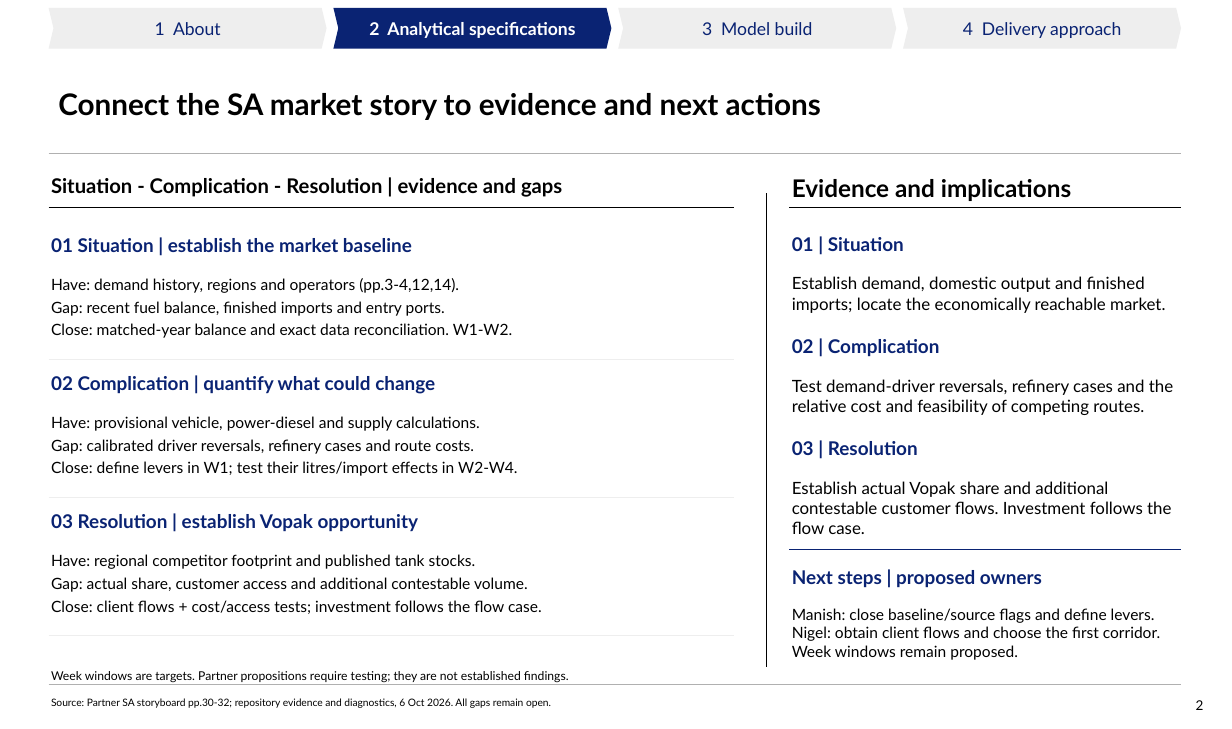
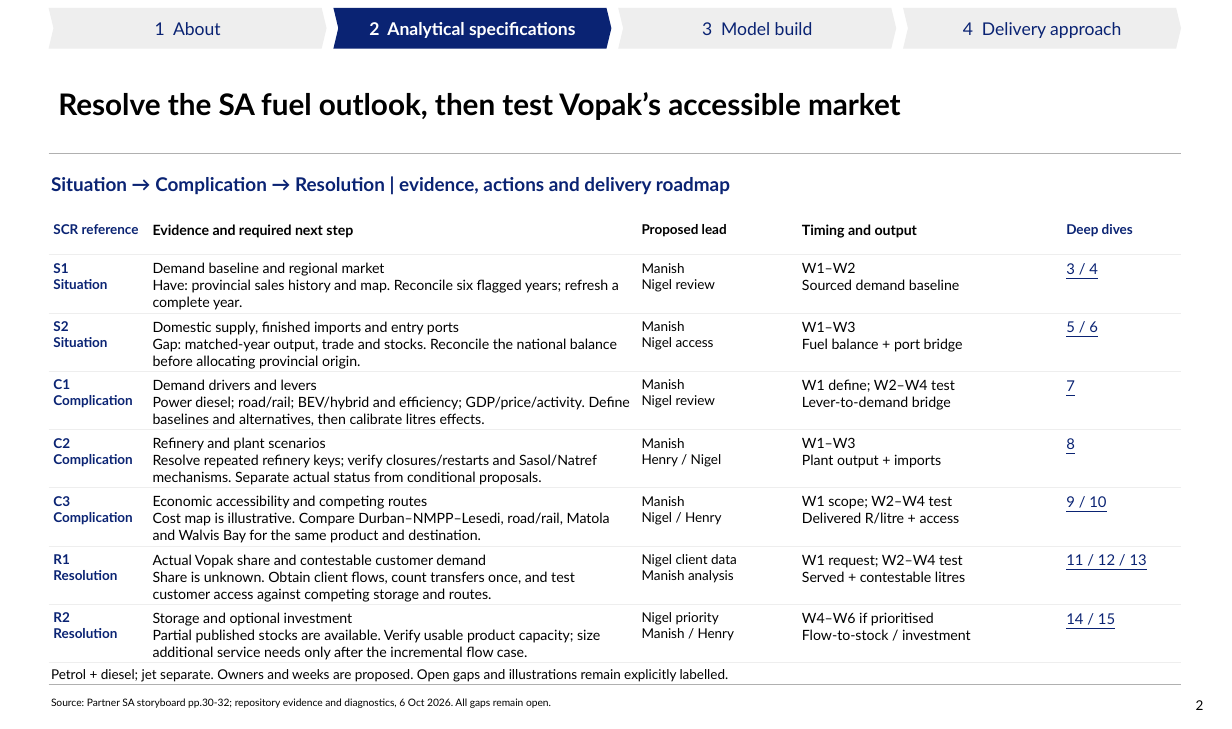
Before and after one commit to Africa-International-Advisors/liquid_fuels_model, a slide deck: slide 2 of pptx/output/delivered/Vopak_Week1_Analytical_Pack_2026_10_06.pptx. Drawn at 1232x729 pixels with LibreOffice and Linux fonts; fonts in the diff are those of the drawing; background and template pictures are left out. Boxes give left, top, right and bottom in pixels: in the first picture for what was removed or moved away, otherwise in the second. Text is boxed around its words. In the diff, an @@ line names an element or a change of style, - is before the commit and + after.

```diff
--- a/pptx/output/delivered/Vopak_Week1_Analytical_Pack_2026_10_06.pptx
+++ b/pptx/output/delivered/Vopak_Week1_Analytical_Pack_2026_10_06.pptx
@@ title at (58, 92, 901, 120): text changed @@
-Connect the SA market story to evidence and next actions
+Resolve the SA fuel outlook, then test Vopak’s accessible market
@@ text at (51, 177, 730, 195): text changed; size 15 to 14 pt; text colour #000000 to #0A2373 @@
-Situation - Complication - Resolution | evidence and gaps
+Situation → Complication → Resolution | evidence, actions and delivery roadmap
@@ text removed at (792, 179, 1071, 201) @@
-Evidence and implications
@@ line removed from (49, 207) to (734, 207) @@
@@ line removed from (766, 194) to (766, 667) @@
@@ line removed from (790, 207) to (1181, 207) @@
@@ table added at (49, 216, 1181, 664), 8 rows, 5 columns @@
+SCR reference | Evidence and required next step | Proposed lead | Timing and output | Deep dives
+S1 / Situation | Demand baseline and regional market / Have: provincial sales history and map. Reconcile six flagged years; refresh a complete year. | Manish / Nigel review | W1–W2 / Sourced demand baseline | 3 / 4
+S2 / Situation | Domestic supply, finished imports and entry ports / Gap: matched-year output, trade and stocks. Reconcile the national balance before allocating provincial origin. | Manish / Nigel access | W1–W3 / Fuel balance + port bridge | 5 / 6
+C1 / Complication | Demand drivers and levers / Power diesel; road/rail; BEV/hybrid and efficiency; GDP/price/activity. Define baselines and alternatives, then calibrate litres effects. | Manish / Nigel review | W1 define; W2–W4 test / Lever-to-demand bridge | 7
+C2 / Complication | Refinery and plant scenarios / Resolve repeated refinery keys; verify closures/restarts and Sasol/Natref mechanisms. Separate actual status from conditional proposals. | Manish / Henry / Nigel | W1–W3 / Plant output + imports | 8
+C3 / Complication | Economic accessibility and competing routes / Cost map is illustrative. Compare Durban–NMPP–Lesedi, road/rail, Matola and Walvis Bay for the same product and destination. | Manish / Nigel / Henry | W1 scope; W2–W4 test / Delivered R/litre + access | 9 / 10
+R1 / Resolution | Actual Vopak share and contestable customer demand / Share is unknown. Obtain client flows, count transfers once, and test customer access against competing storage and routes. | Nigel client data / Manish analysis | W1 request; W2–W4 test / Served + contestable litres | 11 / 12 / 13
+R2 / Resolution | Storage and optional investment / Partial published stocks are available. Verify usable product capacity; size additional service needs only after the incremental flow case. | Nigel priority / Manish / Henry | W4–W6 if prioritised / Flow-to-stock / investment | 14 / 15
@@ text removed at (51, 238, 412, 252) @@
-01 Situation | establish the market baseline
@@ text removed at (792, 237, 904, 251) @@
-01 | Situation
@@ text removed at (51, 278, 512, 338) @@
-Have: demand history, regions and operators (pp.3-4,12,14).
-Gap: recent fuel balance, finished imports and entry ports.
-Close: matched-year balance and exact data reconciliation. W1-W2.
@@ text removed at (792, 276, 1165, 313) @@
-Establish demand, domestic output and finished imports; locate the economically reachable market.
@@ text removed at (792, 339, 940, 357) @@
-02 | Complication
@@ line removed from (49, 360) to (734, 360) @@
@@ text removed at (51, 376, 435, 394) @@
-02 Complication | quantify what could change
@@ text removed at (792, 379, 1173, 415) @@
-Test demand-driver reversals, refinery cases and the relative cost and feasibility of competing routes.
@@ text removed at (51, 416, 517, 476) @@
-Have: provisional vehicle, power-diesel and supply calculations.
-Gap: calibrated driver reversals, refinery cases and route costs.
-Close: define levers in W1; test their litres/import effects in W2-W4.
@@ text removed at (792, 441, 918, 455) @@
-03 | Resolution
@@ line removed from (49, 498) to (734, 498) @@
@@ text removed at (792, 481, 1171, 534) @@
-Establish actual Vopak share and additional contestable customer flows. Investment follows the flow case.
@@ text removed at (51, 514, 418, 532) @@
-03 Resolution | establish Vopak opportunity
@@ text removed at (51, 554, 542, 614) @@
-Have: regional competitor footprint and published tank stocks.
-Gap: actual share, customer access and additional contestable volume.
-Close: client flows + cost/access tests; investment follows the flow case.
@@ line removed from (790, 549) to (1181, 549) @@
@@ text removed at (792, 570, 1042, 588) @@
-Next steps | proposed owners
@@ text removed at (792, 608, 1160, 660) @@
-Manish: close baseline/source flags and define levers. Nigel: obtain client flows and choose the first corridor. Week windows remain proposed.
@@ line removed from (49, 636) to (734, 636) @@
@@ text removed at (51, 671, 569, 683) @@
-Week windows are targets. Partner propositions require testing; they are not established findings.
@@ text added at (51, 669, 729, 682), 10 pt, text #000000 @@
+Petrol + diesel; jet separate. Owners and weeks are proposed. Open gaps and illustrations remain explicitly labelled.
```
Also in this commit, not shown: 13 other slides changed, 6 other files.
